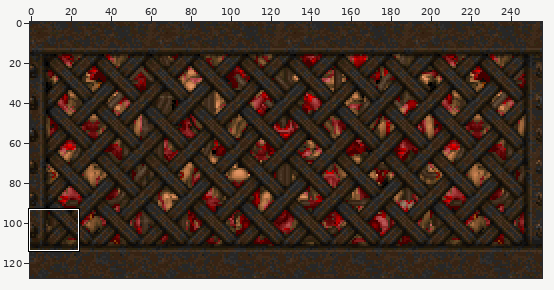
One commit to this sprite sheet: Textures/flesh/SKIN2004.png. The picture above shows the old version from afar; the outline marks the close-up.
Close-up. Before the commit:
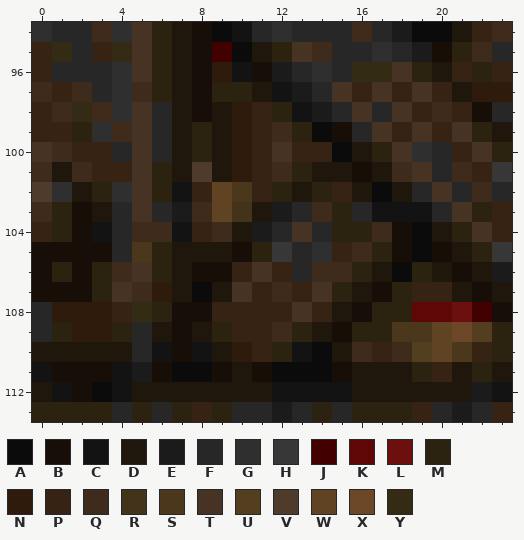
The file is 256x128 pixels. Colours within 5 levels of each other are drawn and written as one. Shown: x 0..23, y 94..113. The commit also changed other parts of the picture, which this record leaves out.
Palette (. is transparent): A #0b0b0b  B #170f07  C #131313  D #1f170b  E #1b1b1b  F #272727  G #2f2f2f  H #373737  J #430000  K #5f0707  L #6b0f0f  M #2b230f  N #2f1b0b  P #372313  Q #3f2b1b  R #43331b  S #4b371b  T #473323  U #533f1f  V #4f3b2b  W #5f4323  X #6b4727  Y #332b13
Pixels before, first column x 0:
 94 GFFQGTMDBACFGFFFQFEAADPQ
 95 PYFPYTMDBJADMTQFFGFEBMQF
 96 PFFFGTMDBNCBEFGFYYTMDPMP
 97 QPQFGQMDBMMDCEFTPTPTPDNN
 98 PQYQGTFDBDNPMCEFTFTPQPBF
 99 PPMGQTFDMDNPQMABFTPTPTMD
100 TQPPFTFDMDNPTPPADMTGFPTM
101 QDQPPTMDVDNPQMDDBDQTFQPH
102 VGDMGTMCPWSPMDMPDADFTFQF
103 QMBDFTFEQWRDEFQMFCCCFTMP
104 PMBCFQQCPQDEFTFMMQBADMTP
105 BBBBFSMDDDBMHFGPQMBABDMH
106 BMBMQTMDBBPTPFQQMDAMDBDE
107 BBBMTQNDADTPQPTMDBMPPDBD
108 FNNNPYMBBPPPPTPDBMMKKLJB
109 FMNNMFDBDMPPQMDBMMSSWXUM
110 DDDDDFCBCDNPMCADQPQUWSPM
111 CBBBCEBAABDBAAABDDDMPDMD
112 DCBACDDDDDDDCCCCDDDDDDEC
113 MMMMFMFMPMFFEFMFMMMPFEFP
Now the later version:
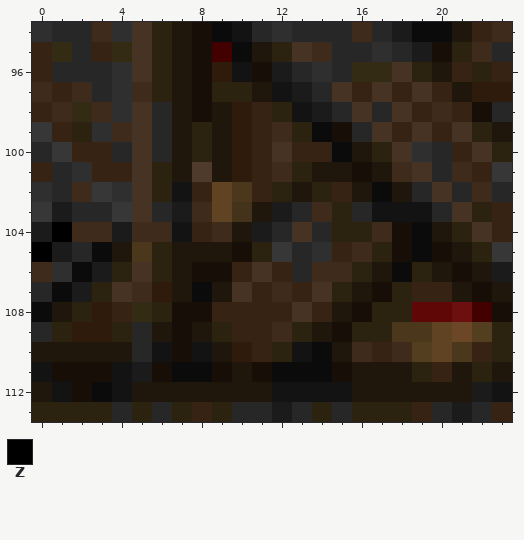
Colours new in this view: Z #000000
From old to new:
{"y":99,"x":0,"old":"P","new":"H"}
{"y":100,"x":0,"old":"TQ","new":"FH"}
{"y":101,"x":0,"old":"QDQ","new":"PFG"}
{"y":102,"x":0,"old":"VGDM","new":"GFQH"}
{"y":103,"x":0,"old":"QMBDF","new":"HEFFH"}
{"y":104,"x":0,"old":"PMBCF","new":"EZQQE"}
{"y":105,"x":0,"old":"BBBBF","new":"ZEFAD"}
{"y":106,"x":0,"old":"BMBMQ","new":"QGAEM"}
{"y":107,"x":0,"old":"BBB","new":"FAE"}
{"y":108,"x":0,"old":"FNN","new":"ADM"}
{"label":"changed","picture_box":[32,122,132,322]}
